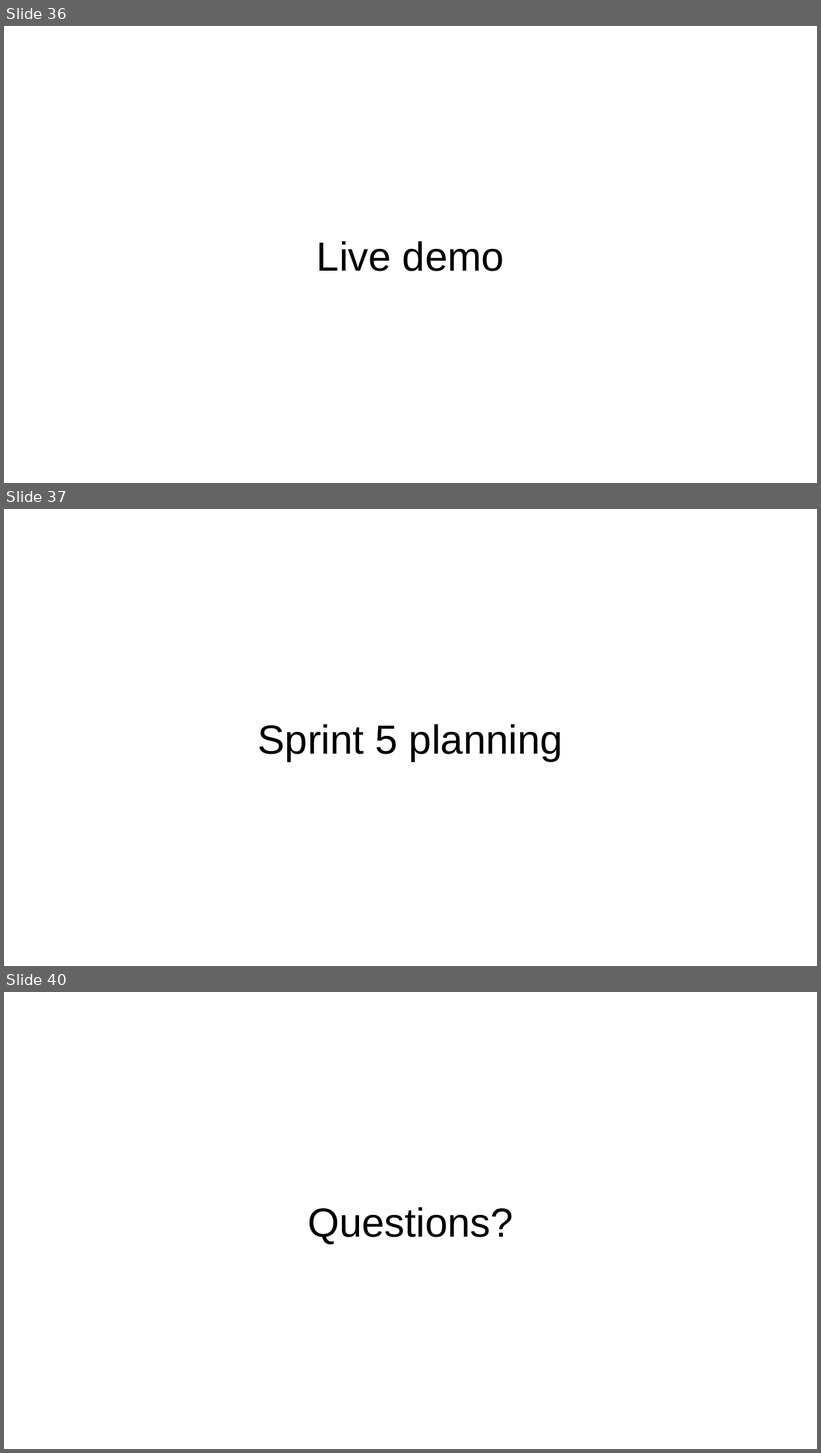
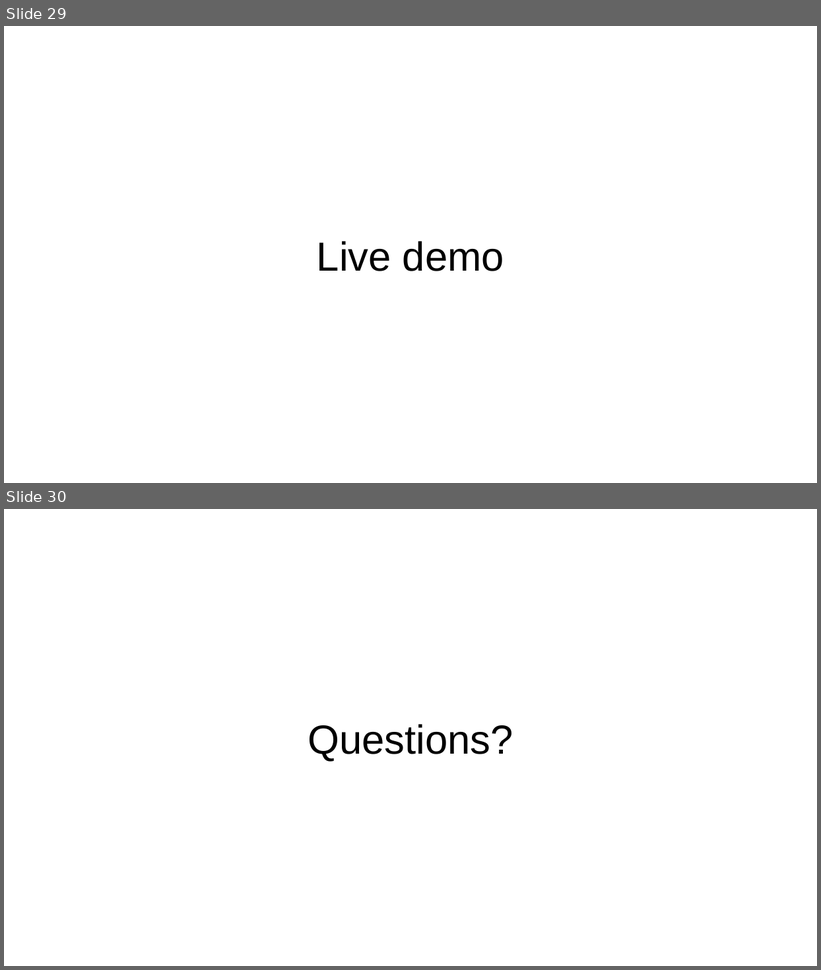
Before and after one commit to SOEN-390-Mini-Cap/CovidTracker, a slide deck: docs/Sprint 5 report/Sprint 5 presentation.pptx. Shown one above the other, each under a label of ours: slides 36, 37 and 40 before the commit, slides 29 and 30 after it; the slides between them are not shown. The pictures are 821x1453 and 821x970 pixels, drawn with LibreOffice and Linux fonts; fonts in the diff are those of the drawing. Boxes give left, top, right and bottom in pixels: in the first picture for what was removed or moved away, otherwise in the second. Text is boxed around its words. In the diff, an @@ line names an element or a change of style, - is before the commit and + after.

Commit message:
COV-000: update sprint 5 ppt (#112)

```diff
--- a/docs/Sprint 5 report/Sprint 5 presentation.pptx
+++ b/docs/Sprint 5 report/Sprint 5 presentation.pptx
@@ slide 37 removed at [4, 509, 817, 966], background #FFFFFF @@
@@ title removed at [258, 724, 563, 761] @@
-Sprint 5 planning
@@ what was slide 36 is now slide 29 @@
@@ what was slide 40 is now slide 30 @@
```
Also in this commit, not shown: 12 slides changed, 9 other slides removed.
